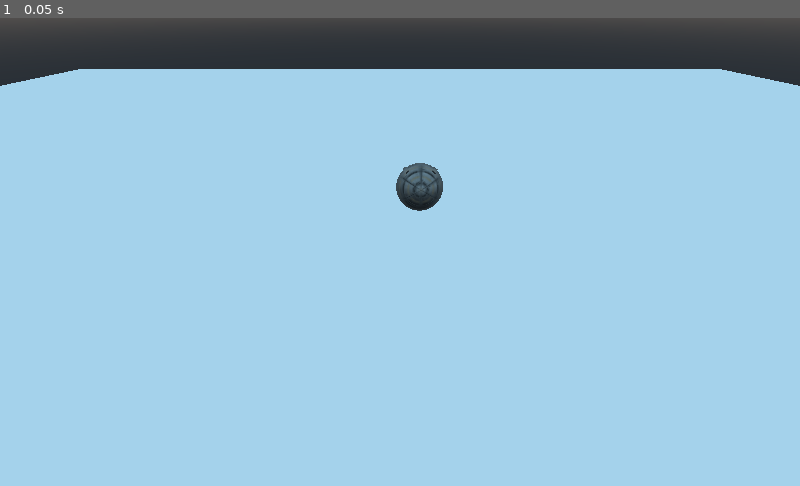
Above: before the commit, frame 1.
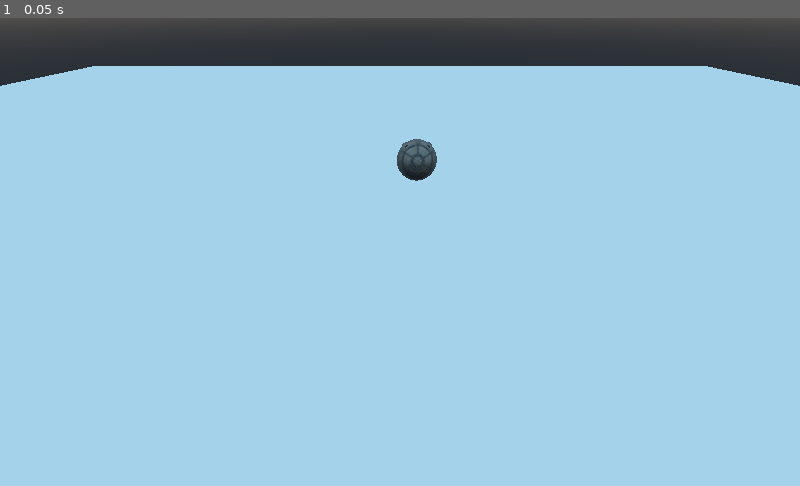
Above: after the commit, the same moment.

Repository: Kil-Matheus/Ponderada_Integra-o_Robo
Game: Godot game, scene res://Principal.tscn
The game is run twice, just before and just after one commit, with the same random seed, the same clock (stepped at 60 frames per second) and the same inputs.
Inputs:
- Up to frame 1 (0.05 s): no input

The runs differ from the first frame. In frame 1, 1.2% of the frame differs, in the area x 10-90%, y 10-42%.

Commit message:
Atualização da Câmera
A câmera agora segue o objeto

Diff:
--- a/Integração Back_Godot/Principal.tscn
+++ b/Integração Back_Godot/Principal.tscn
@@ -13,15 +13,15 @@
 transform = Transform( 90.9785, 0, 0, 0, 1, 0, 0, 0, 75.8459, 0, 0, 0 )
 mesh = SubResource( 1 )
 
-[node name="Camera" type="Camera" parent="."]
-transform = Transform( 1, 0, 0, 0, 0.800418, 0.599443, 0, -0.599443, 0.800418, 0, 15.3227, 31.925 )
-
 [node name="CanvasLayer" type="CanvasLayer" parent="."]
 script = ExtResource( 2 )
 
 [node name="scene" parent="CanvasLayer" instance=ExtResource( 1 )]
 transform = Transform( 20, 0, 0, 0, 17.9991, 8.7197, 0, -8.7197, 17.9991, 1, 0, 0 )
 
+[node name="Camera" type="Camera" parent="CanvasLayer/scene"]
+transform = Transform( 0.05, 0, 0, 0, 0.0490843, 0.00952505, 0, -0.00952505, 0.0490843, -0.05, -0.142561, 2.05152 )
+
 [node name="HTTPRequest" type="HTTPRequest" parent="CanvasLayer"]
 
 [node name="Timer" type="Timer" parent="CanvasLayer"]
Not shown, changed: src/data/banco.db
